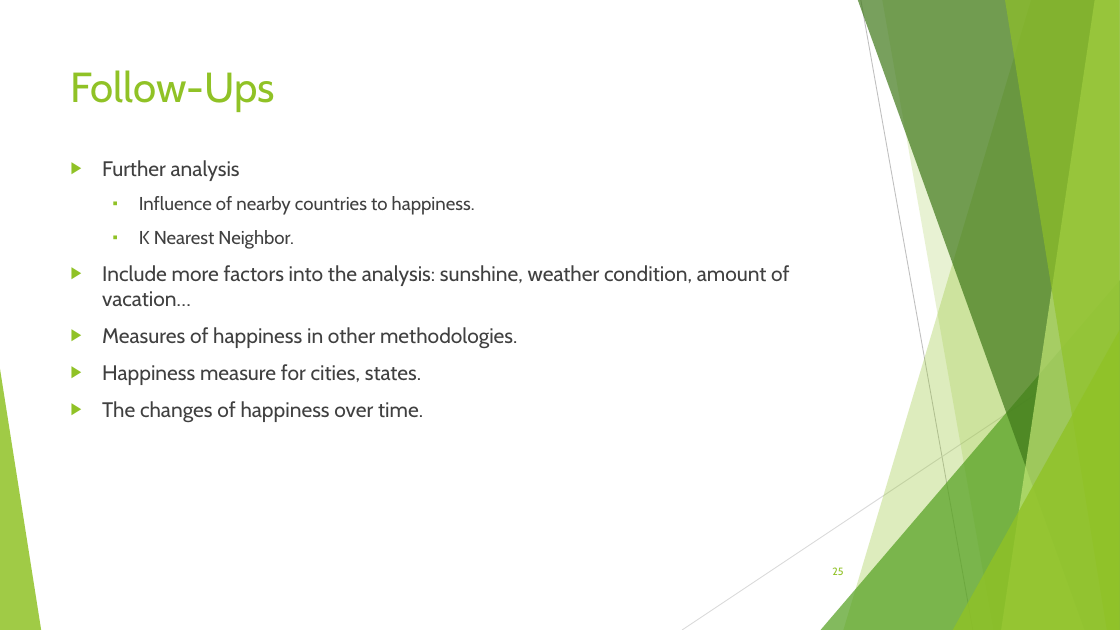
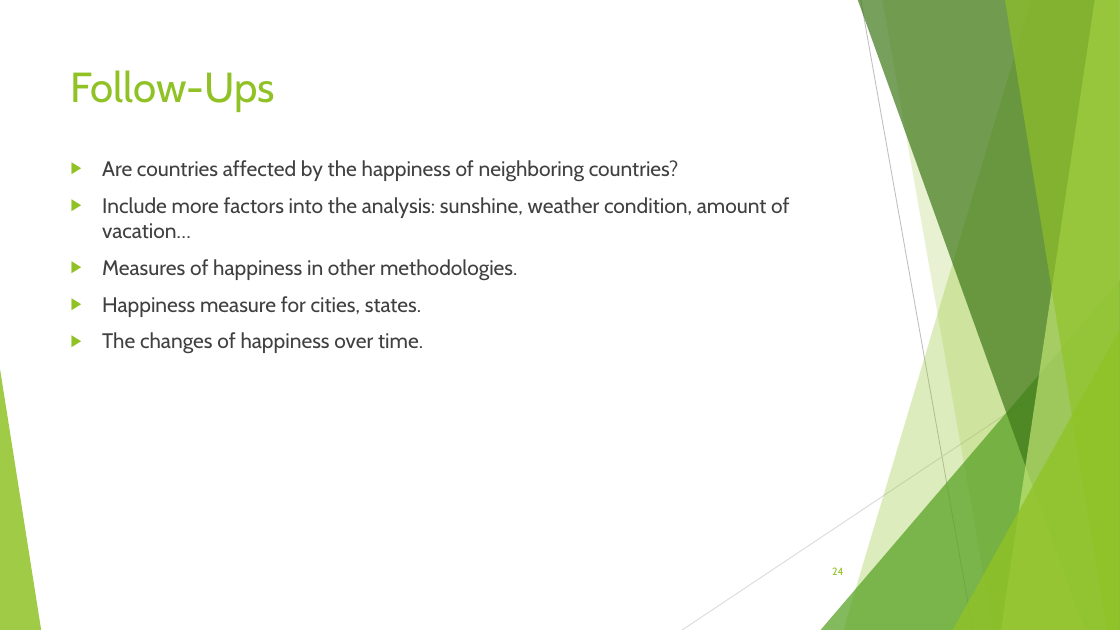
Before and after one commit to Kika000/Project-1, a slide deck: slide 24 of What Makes the World Happy.pptx (slide 25 before the commit). Drawn at 1120x630 pixels with LibreOffice and Linux fonts; fonts in the diff are those of the drawing. Boxes give left, top, right and bottom in pixels: in the first picture for what was removed or moved away, otherwise in the second. Text is boxed around its words. In the diff, an @@ line names an element or a change of style, - is before the commit and + after.

Commit message:
presentation edit

```diff
--- a/What Makes the World Happy.pptx
+++ b/What Makes the World Happy.pptx
@@ text at [102,160,679,181]: text changed; size 16 to 18 pt @@
-▶ Further analysis
-  ▪ Influence of nearby countries to happiness.
-  ▪ K Nearest Neighbor.
+▶ Are countries affected by the happiness of neighboring countries?
@@ page number at [832,567,843,575]: text changed @@
-25
+24
```
Also in this commit, not shown: 2 other slides changed, 1 slide removed.
